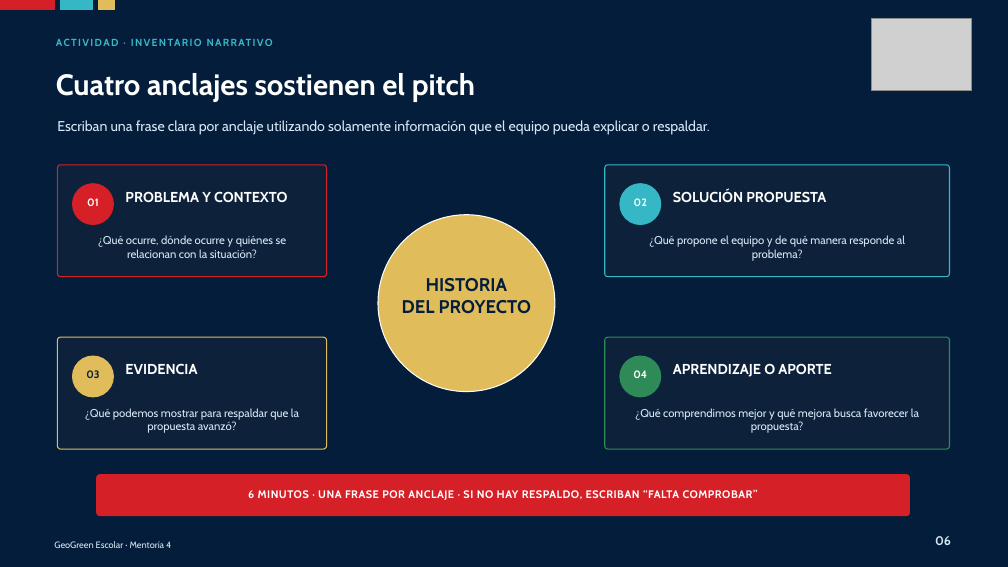
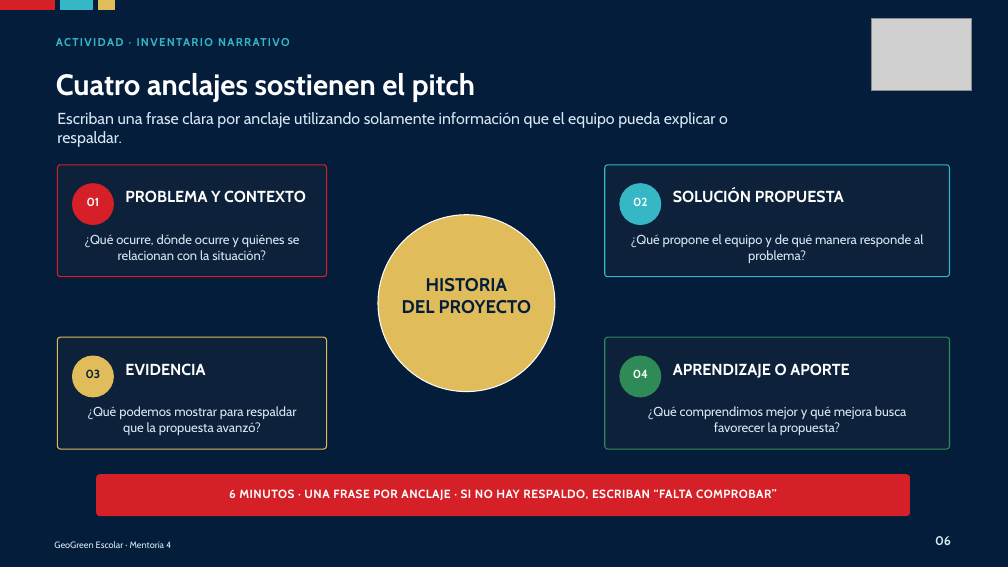
Before and after one commit to Dieg0Code/proyecto-01-aiep-geogreen, a slide deck: slide 6 of mentorias/04/ppt/Mentoria-04-Comunicar-y-ensayar.pptx. Drawn at 1008x567 pixels with LibreOffice and Linux fonts; fonts in the diff are those of the drawing; grey boxes stand for pictures. Boxes give left, top, right and bottom in pixels: in the first picture for what was removed or moved away, otherwise in the second. Text is boxed around its words. In the diff, an @@ line names an element or a change of style, - is before the commit and + after.

Commit message:
mejorar diseño y legibilidad del inicio de mentoria 4

```diff
--- a/mentorias/04/ppt/Mentoria-04-Comunicar-y-ensayar.pptx
+++ b/mentorias/04/ppt/Mentoria-04-Comunicar-y-ensayar.pptx
@@ text "ACTIVIDAD · INVENTARIO NARRATIVO" at (x1=56, y1=35, x2=374, y2=50): size 9.8 to 10.8 pt @@
@@ text "Escriban una frase clara por ..." at (x1=57, y1=112, x2=728, y2=147): size 13.5 to 15.2 pt @@
@@ size 13.7 to 15.2 pt in 4 elements at (x1=125, y1=190, x2=306, y2=203), (x1=673, y1=189, x2=844, y2=203), (x1=125, y1=363, x2=205, y2=376), (x1=673, y1=363, x2=849, y2=378) @@
@@ size 10.2 to 11.2 pt in 3 elements at (x1=87, y1=197, x2=100, y2=206), (x1=633, y1=197, x2=647, y2=206), (x1=86, y1=369, x2=101, y2=378) @@
@@ size 10.8 to 12.4 pt in 4 elements at (x1=631, y1=234, x2=923, y2=263), (x1=648, y1=406, x2=906, y2=435), (x1=84, y1=234, x2=300, y2=260), (x1=87, y1=406, x2=296, y2=435) @@
@@ text "6 MINUTOS · UNA FRASE ..." at (x1=229, y1=489, x2=777, y2=500): size 10.4 to 11.3 pt @@
```
Also in this commit, not shown: 4 other slides changed, 1 other file.
